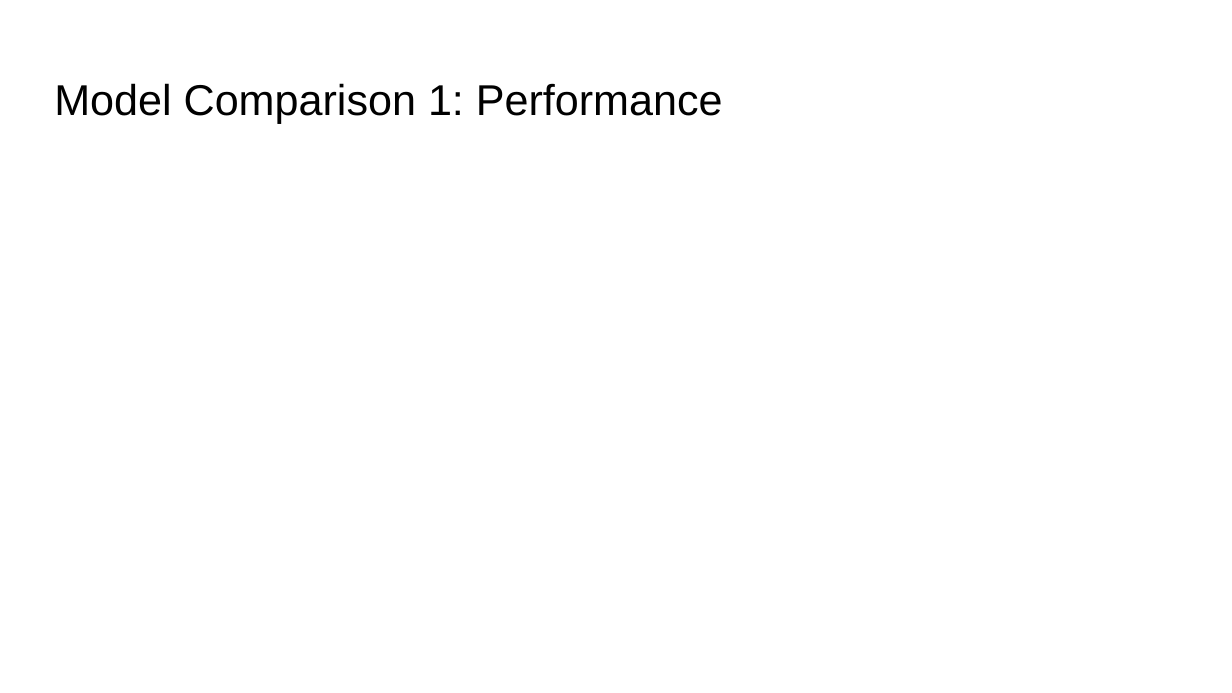
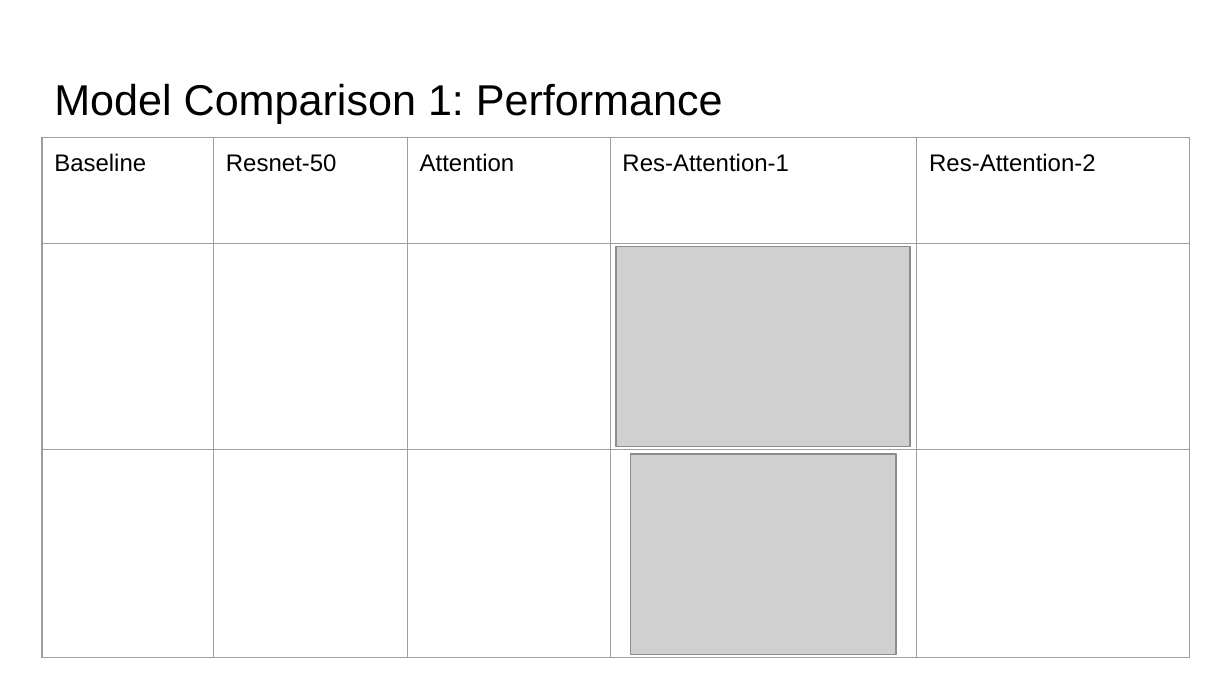
Before and after one commit to Stevenhunter167/Towards-Interpretable-Reinforcement-Learning-Using-Attention-Augmented-Agents-Replication, a slide deck: slide 18 of Presentation.pptx (slide 17 before the commit). Drawn at 1232x693 pixels with LibreOffice and Linux fonts; fonts in the diff are those of the drawing; grey boxes stand for pictures. Boxes give left, top, right and bottom in pixels: in the first picture for what was removed or moved away, otherwise in the second. Text is boxed around its words. In the diff, an @@ line names an element or a change of style, - is before the commit and + after.

```diff
--- a/Presentation.pptx
+++ b/Presentation.pptx
@@ table added at <box>42,137,1190,657</box>, 3 rows, 5 columns @@
+Baseline | Resnet-50 | Attention | Res-Attention-1 | Res-Attention-2
+ |  |  |  | 
+ |  |  |  | 
@@ picture added at <box>616,246,910,447</box> @@
@@ picture added at <box>631,455,897,655</box> @@
```
Also in this commit, not shown: 12 other slides changed, 1 slide added, 1 other file.
